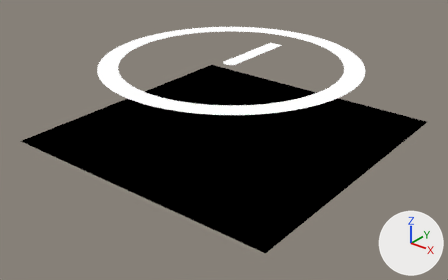
The Blender file _DEV/spinner.blend: old version first, new version second.
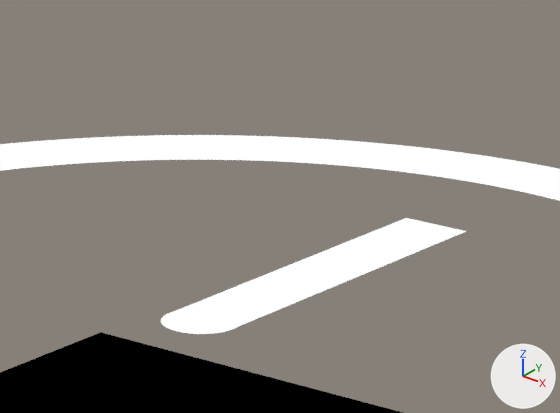
There are two pictures of each version: one whole from a camera (50 mm lens) standing at (9.91, -12.69, 5.48) and looking at (0.17, -0.52, -2.06), one close up on the part from 43% to 67% of the width and 0% to 29% of the height. Every picture has the same lights, and +X, +Y and +Z are marked at lower right.
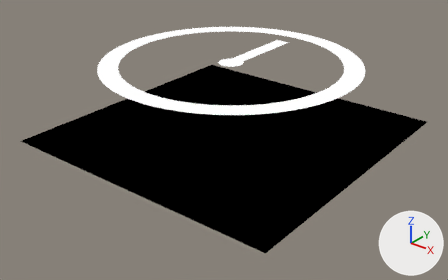
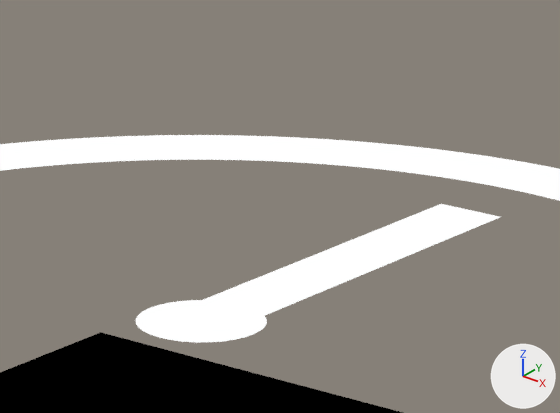
Where the change shows, as pixel boxes [x1, y1, x2, y2] in the close-ups (560 x 413 px):
'Plane.001', reshaped (12% wider, 11% taller)
    before: [173, 218, 466, 329]
    after: [172, 204, 500, 327]
'Circle.001', rescaled (63% wider, 63% taller)
    before: [161, 308, 241, 334]
    after: [136, 300, 267, 343]

What changed in the scene script:
```text
Change me_plane_001:
    where me_plane_001.from_pydata(...)  # 4 vertices, 1 face; spans x -2.05..0.0, y -0.2..0.2, z 0.0
    used by ob_plane_001; location = (0.0, 0.0, 0.024); rotation_euler = (0.0, 0.0, -1.571), in degrees (0, 0, -90); scale = (1.06, 1.06, 1.06)
    me_plane_001 part 1
    me_plane_001.vertices[0].co: (-2.05, 0.2, 0.0) -> (-2.38, 0.2, 0.0)  # pixel (466, 231) -> pixel (501, 216)
    me_plane_001.vertices[2].co: (-2.05, -0.2, 0.0) -> (-2.38, -0.2, 0.0)  # pixel (406, 217) -> pixel (441, 203)
Change ob_circle_001:
    ob_circle_001.scale: (-0.212, -0.212, -0.212) -> (-0.344, -0.344, -0.344)
```
